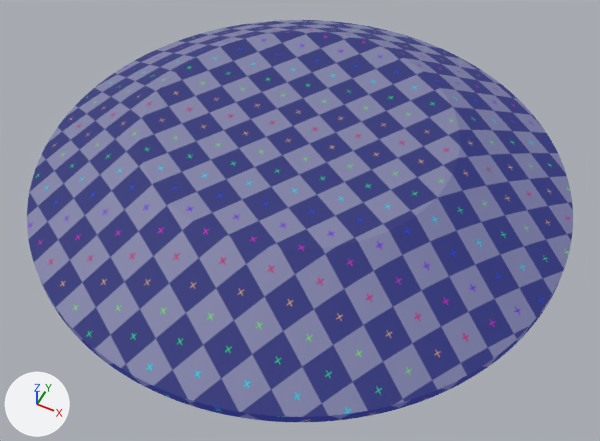
The FBX model editor/assets/models/fbx/Gem.fbx, before and after one commit.
The view is the same before and after, from a camera (50 mm lens) standing at (0.987, -1.973, 2.25) and looking at (-0.017, 0.033, -0.258). The lights are fixed; the arrows at lower left show +X, +Y and +Z.

Script lines for the objects in view, before the commit:
```python
me_dmesh_001 = bpy.data.meshes.new('dmesh.001')
me_dmesh_001.from_pydata(...)  # 2647 vertices, 2017 faces; spans x -1.0..1.0, y -1.0..1.0, z -0.86..0.28
me_dmesh_001.materials.append(mat_randommaterial_006)  # picture img_uv_debug_png
ob_gem = bpy.data.objects.new('Gem', me_dmesh_001)
ob_gem.location = (0.0, 0.0, 0.0)
```
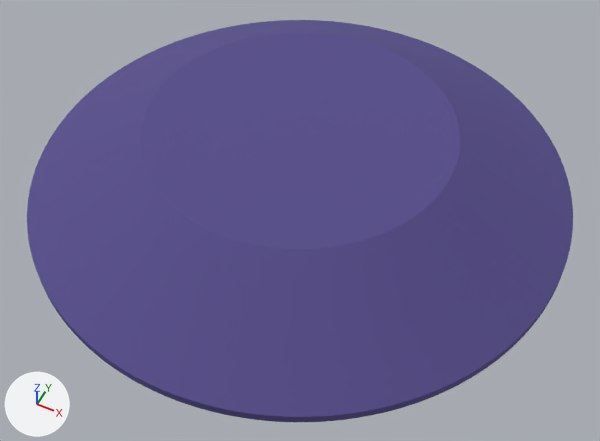
What the commit changed:
Material 'RandomPBRMaterial.029' (mat_randompbrmaterial_029) is new.
Its base color is (0.111, 0.0882, 0.297) (blue #5e5494).
Its metallic is 0.253.
Its roughness is 0.947.
me_dmesh_001 has 2647 vertices, 2017 faces and spans x -1.0..1.0, y -1.0..1.0, z -0.86..0.28.
me_dmesh_001 no longer uses material mat_randommaterial_006 (picture img_uv_debug_png).
me_dmesh_001 now uses material mat_randompbrmaterial_029 (blue #5e5494).

Location of each change, [x1, y1, x2, y2] in pixels of the pictures (600 x 441 px):
'Gem', recoloured
    both: [27, 20, 573, 422]
